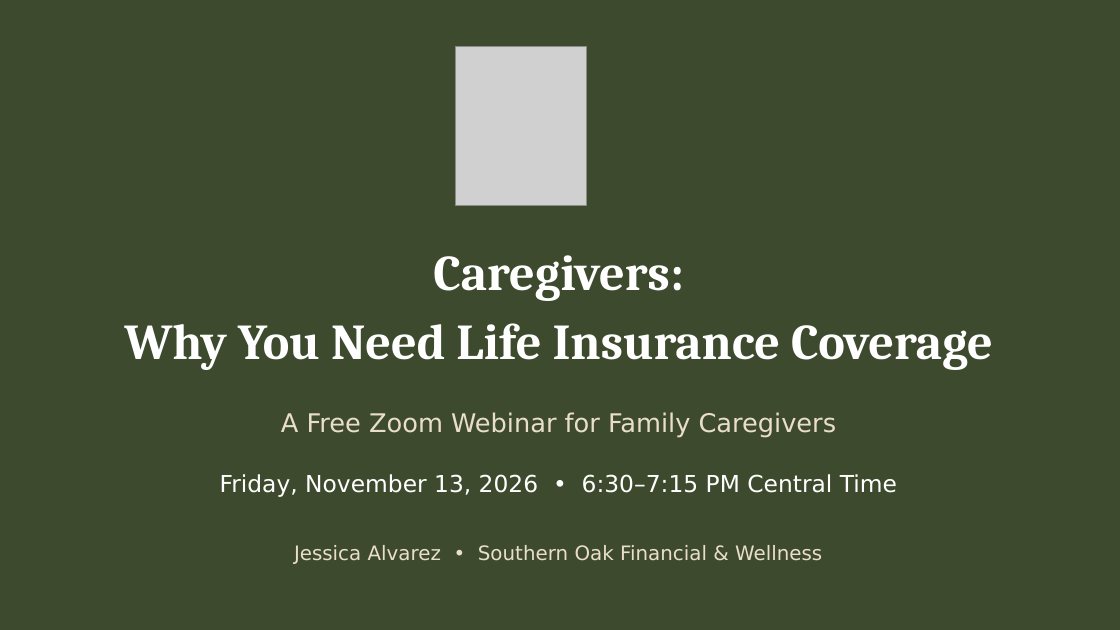
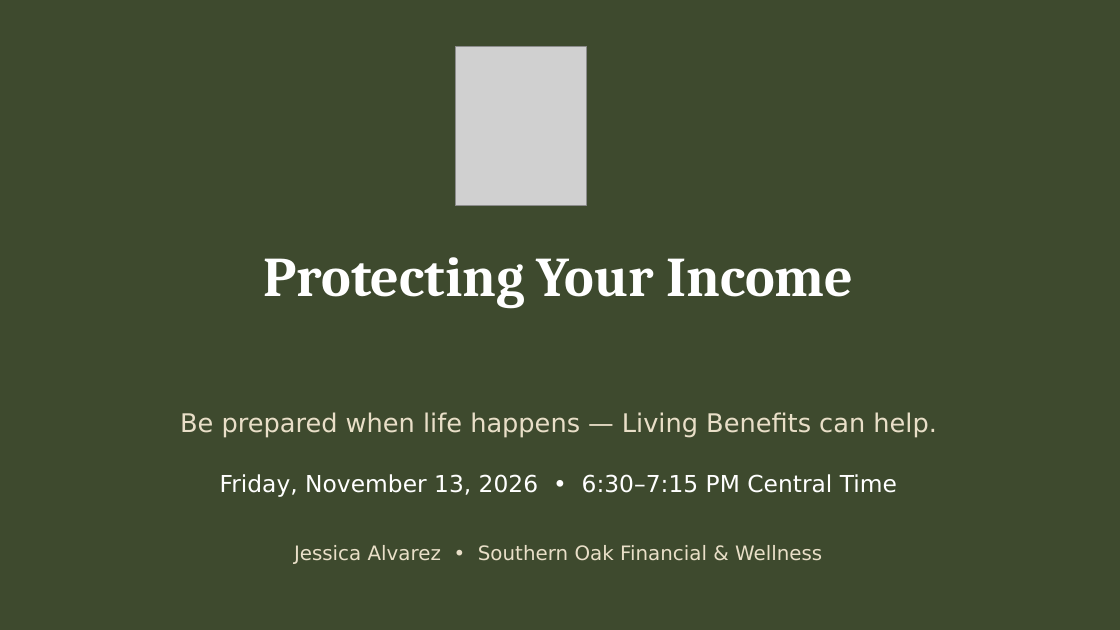
Before and after one commit to southernoakfw-ja/southernoakfw-ja.github.io, a slide deck: slide 1 of assets/Caregiver-Webinar-Nov13.pptx. Drawn at 1120x630 pixels with LibreOffice and Linux fonts; fonts in the diff are those of the drawing; grey boxes stand for pictures. Boxes give left, top, right and bottom in pixels: in the first picture for what was removed or moved away, otherwise in the second. Text is boxed around its words. In the diff, an @@ line names an element or a change of style, - is before the commit and + after.

Commit message:
Retitle Nov 13 webinar assets to Protecting Your Income

```diff
--- a/assets/Caregiver-Webinar-Nov13.pptx
+++ b/assets/Caregiver-Webinar-Nov13.pptx
@@ text at (264, 257, 853, 309): text changed; size 43 to 48 pt @@
-Caregivers:
-Why You Need Life Insurance Coverage
+Protecting Your Income
@@ text at (180, 412, 937, 438): text changed @@
-A Free Zoom Webinar for Family Caregivers
+Be prepared when life happens — Living Benefits can help.
```
Also in this commit, not shown: 6 other files.
